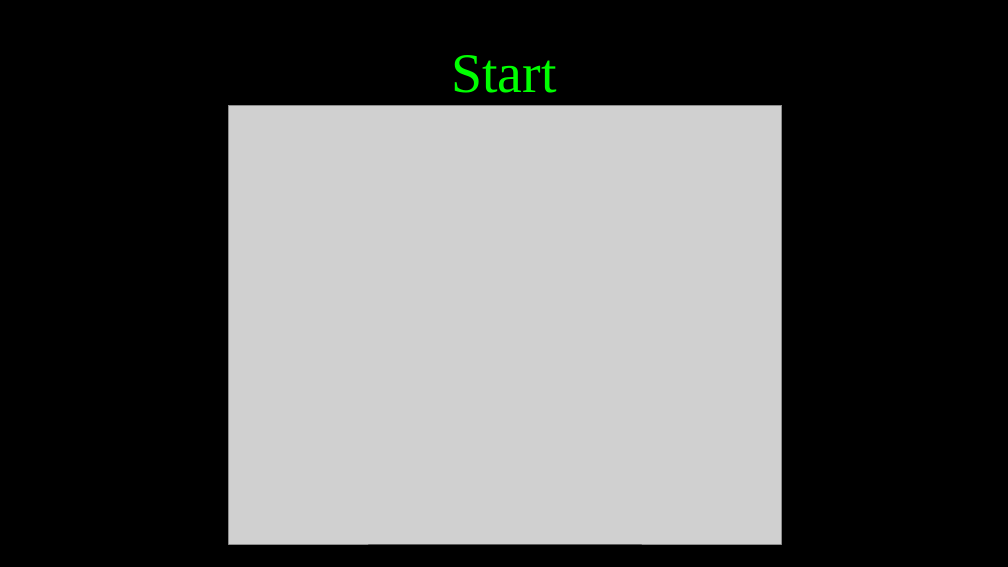
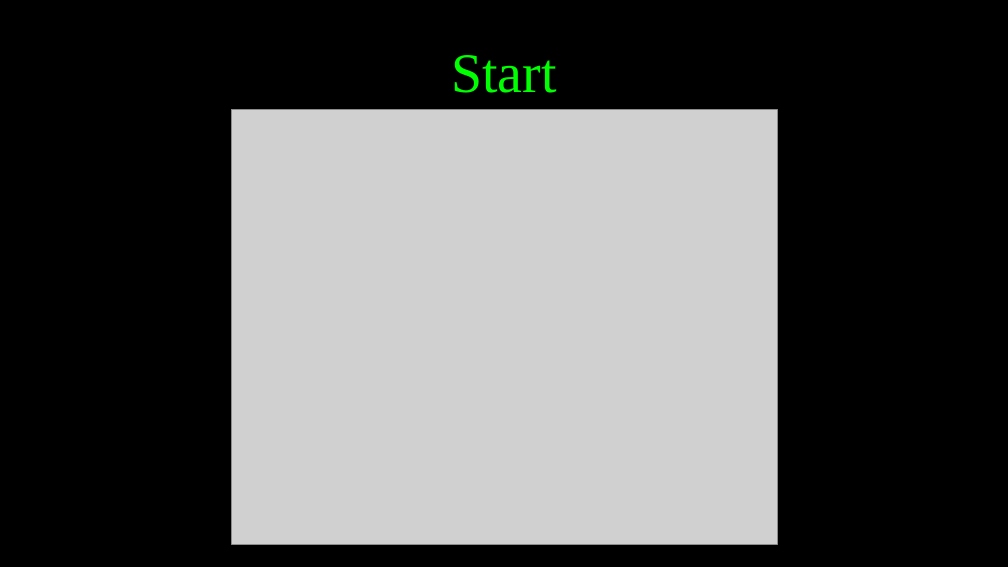
Before and after one commit to MichalTesnar/SpeedType, a slide deck: slide 2 of Prezentace.pptx. Drawn at 1008x567 pixels with LibreOffice and Linux fonts; fonts in the diff are those of the drawing; grey boxes stand for pictures. Boxes give left, top, right and bottom in pixels: in the first picture for what was removed or moved away, otherwise in the second. Text is boxed around its words. In the diff, an @@ line names an element or a change of style, - is before the commit and + after.

```diff
--- a/Prezentace.pptx
+++ b/Prezentace.pptx
@@ text "Start" at <box>451,55,556,93</box>: highlight #000000 to none @@
@@ picture: place and size @@
-picture at <box>229,105,782,544</box>
+picture at <box>231,110,777,544</box>
```
Also in this commit, not shown: 5 other slides changed, 1 other file.
